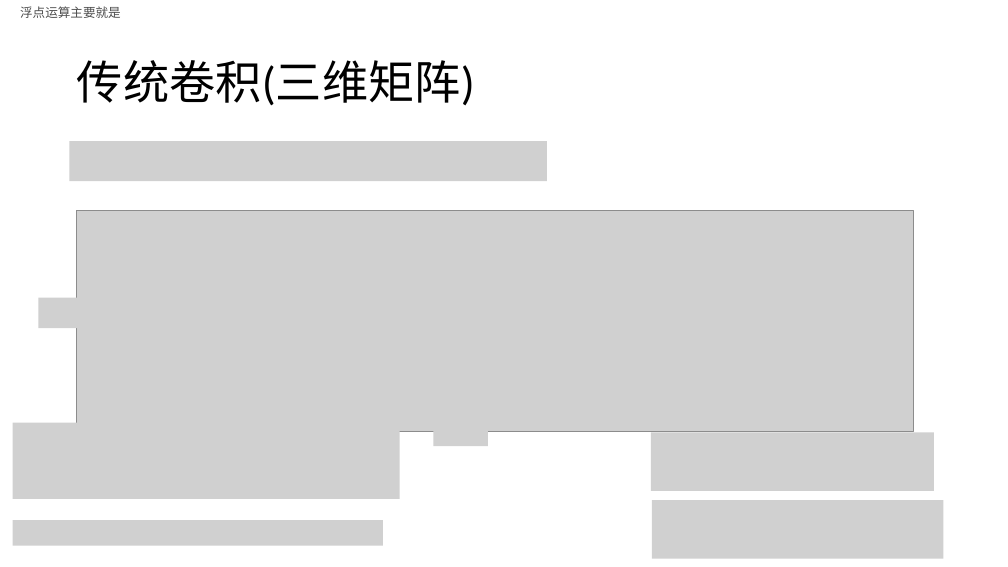
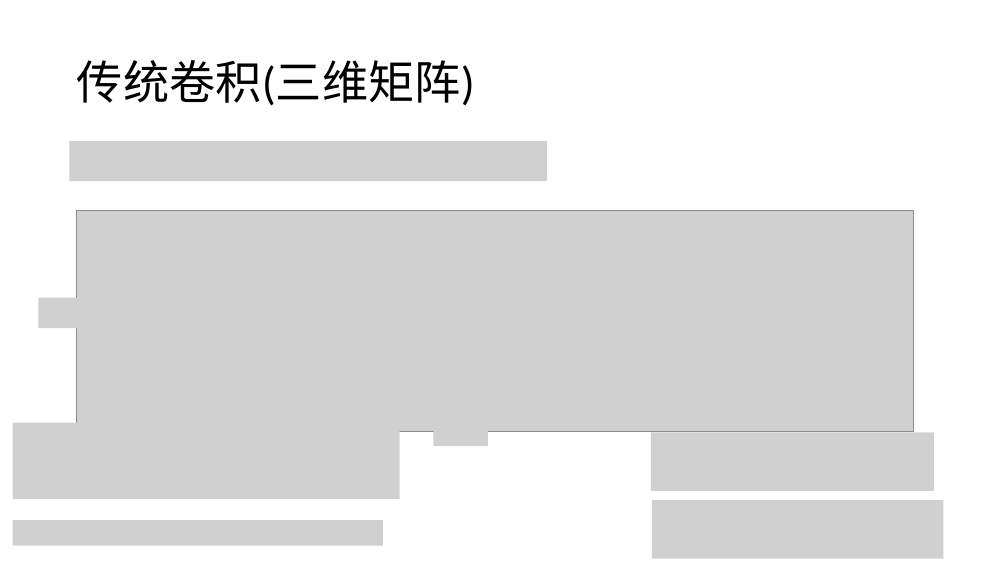
Before and after one commit to LeonJinC/Fast-Convolution-with-SIMD-and-GEMM, a slide deck: slide 4 of 结合SIMD和GEMM的快速卷积及其在高斯模糊中的应用.pptx. Drawn at 1008x567 pixels with LibreOffice and Linux fonts; fonts in the diff are those of the drawing; grey boxes stand for pictures. Boxes give left, top, right and bottom in pixels: in the first picture for what was removed or moved away, otherwise in the second. Text is boxed around its words. In the diff, an @@ line names an element or a change of style, - is before the commit and + after.

```diff
--- a/结合SIMD和GEMM的快速卷积及其在高斯模糊中的应用.pptx
+++ b/结合SIMD和GEMM的快速卷积及其在高斯模糊中的应用.pptx
@@ text removed at <box>20,6,121,18</box> @@
-浮点运算主要就是
```
Also in this commit, not shown: 3 other slides changed, 1 other file.
